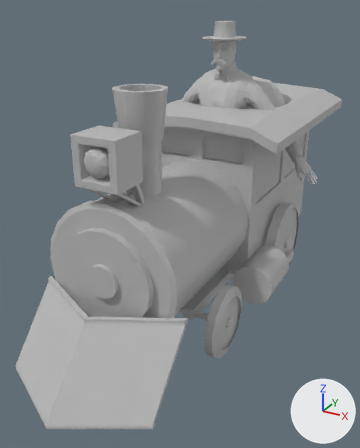
One commit to the FBX model Assets/Art/Characters/CHAR_Brennen/BrennenRig@turnLeft.fbx: the scene before it, then after it.
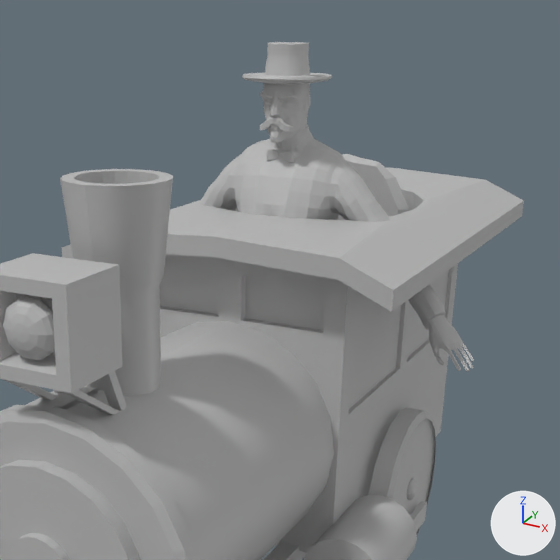
Old and new are each drawn whole from a 50 mm lens placed at (0.0751, -0.1695, 0.0974), pointed at (-0.0015, -0.0303, 0.0278) and again close up on the part from 23% to 100% of the width and 0% to 62% of the height. The lights are fixed; the arrows at lower right show +X, +Y and +Z. Where no turn or scale is listed for an object, it has been applied to the vertices. Vertices at the same position are counted once.

In view in the first close-up: 'Group37568', 'body'.
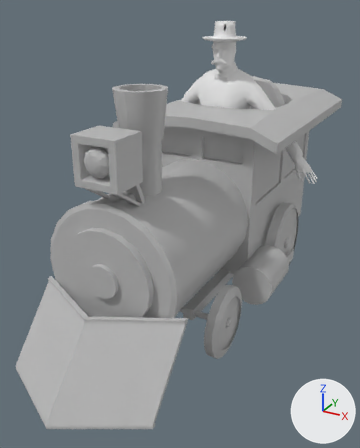
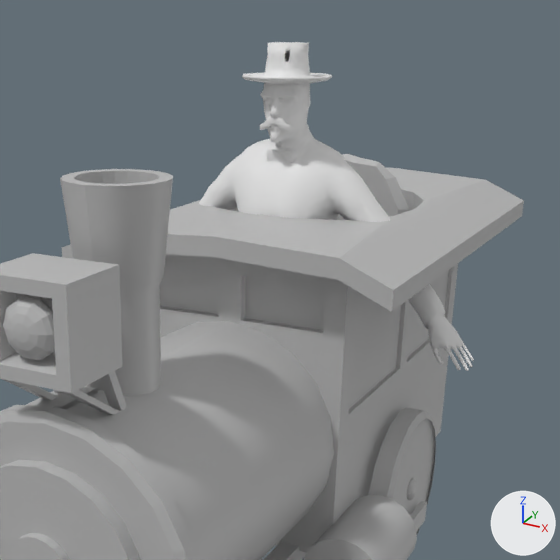
Where the newer file only moved an object's origin or applied its transform, the numbers keep the older frame.

Patch to the scene script:
```diff
--- a/Assets/Art/Characters/CHAR_Brennen/BrennenRig@turnLeft.fbx.py
+++ b/Assets/Art/Characters/CHAR_Brennen/BrennenRig@turnLeft.fbx.py
@@ mat_defaultmat1 @@
+mat_defaultmat1 = principled_material('defaultMat1')
+mat_defaultmat1.base_color = (0.8, 0.8, 0.8)  # white #e7e7e7
@@ me_mesh @@
 # used by ob_group37568; location = (0.0, -0.0007, 0.0)
-me_mesh.from_pydata(...)  # 3162 vertices, 6316 faces; spans x -0.0381..0.0381, y -0.008..0.0086, z -0.0003..0.0924
+me_mesh.from_pydata(...)  # 3153 vertices, 6300 faces; spans x -0.038..0.038, y -0.008..0.0086, z -0.0001..0.0924
+# me_mesh part 1: 1034 vertices moved from x -0.0357..0.0314, y -0.006..0.0086, z 0.0263..0.067 to x -0.0356..0.0314, y -0.006..0.0086, z 0.0264..0.0671; 849 vertices removed from x -0.0381..0.0381, y -0.0069..0.0077, z -0.0003..0.0859; 840 vertices added at x -0.038..0.038, y -0.0069..0.0077, z -0.0001..0.0786
+# me_mesh part 2: 4500 faces spanning x -0.0356..0.0314, y -0.008..0.0086, z 0.0264..0.0924 switch from mat_initialshadinggroup2 (grey #bcbcbc) to mat_defaultmat1 (white #e7e7e7)
+# me_mesh part 3: the surface is now shaded smooth
```

Location of each change, [x1, y1, x2, y2] in pixels of the close-ups (560 x 560 px; the box of a moved part takes in the faces that stretch with it):
'Group37568', reshaped: before [199, 42, 474, 372]; after [199, 42, 474, 371]
part 1 of me_mesh, moved or reshaped: before [199, 84, 474, 372]; after [199, 123, 474, 371]
part 2 of me_mesh, recoloured (grey to white): [215, 42, 369, 198] in both
